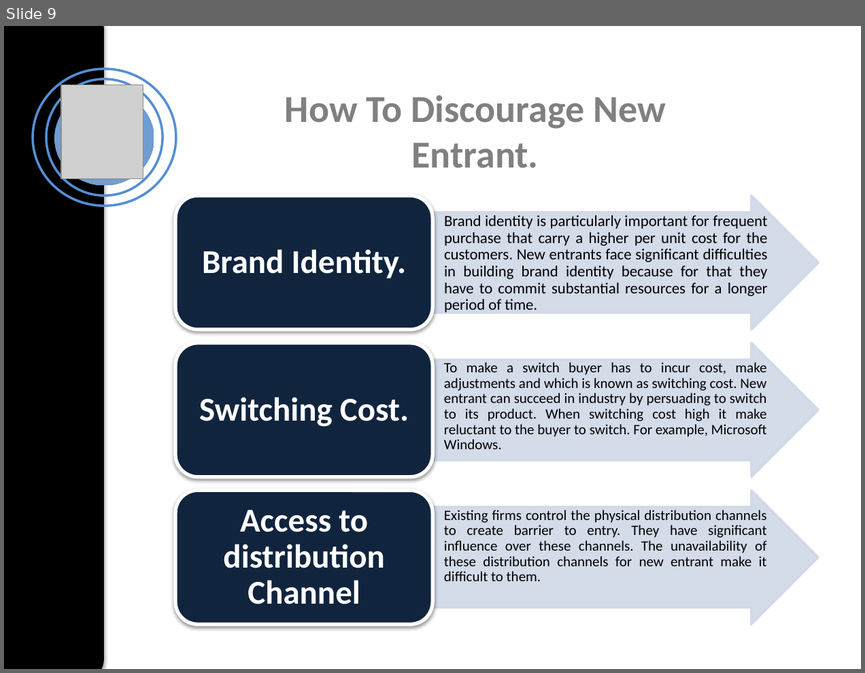
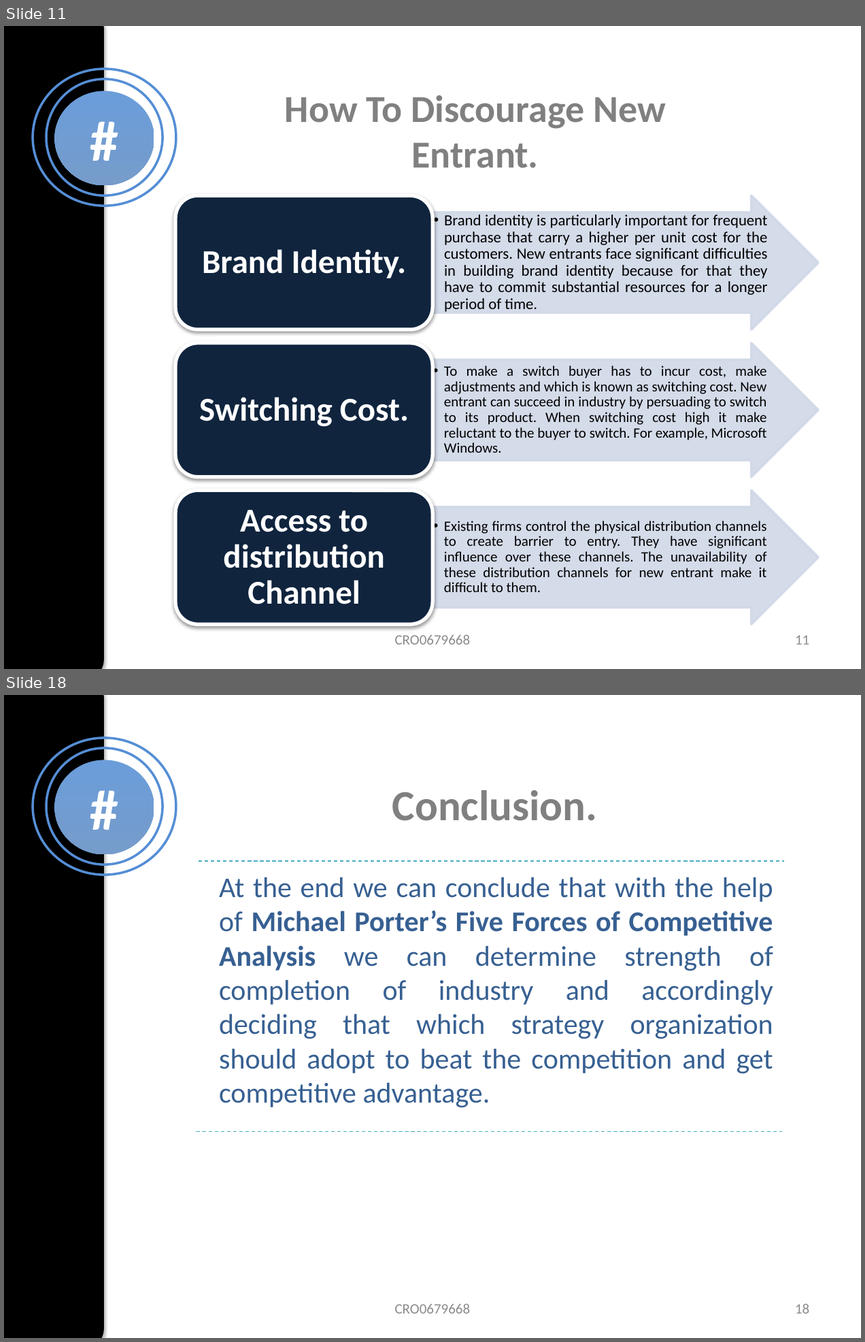
Before and after one commit to Akshaywebdev888/presentation, a slide deck: Five Forces of Competitive Ananlysis.pptx. Shown one above the other, each under a label of ours: slide 9 before the commit, slides 11 and 18 after it; the slides between them are not shown. The pictures are 865x673 and 865x1342 pixels, drawn with LibreOffice and Linux fonts; fonts in the diff are those of the drawing; grey boxes stand for pictures. Boxes give left, top, right and bottom in pixels: in the first picture for what was removed or moved away, otherwise in the second. Text is boxed around its words. In the diff, an @@ line names an element or a change of style, - is before the commit and + after.

```diff
--- a/Five Forces of Competitive Ananlysis.pptx
+++ b/Five Forces of Competitive Ananlysis.pptx
@@ slide 18 added at box(4, 695, 861, 1338), background #FFFFFF @@
@@ rounded rectangle added at box(4, 695, 103, 1338), fill #000000 @@
@@ ellipse added at box(33, 738, 175, 875), outline #558ED5 2 pt @@
@@ ellipse added at box(46, 748, 162, 864), outline #558ED5 2 pt @@
@@ ellipse added at box(54, 760, 154, 854), fill gradient #6B9DDA to #759CCB, 48 pt, text #FFFFFF, bold @@
+#
@@ text added at box(392, 790, 597, 821), 36 pt, text #808080, bold @@
+Conclusion.
@@ line added from (198, 861) to (785, 861), #4BACC6 0.75 pt dashed @@
@@ text added at box(219, 877, 773, 1107), 24 pt, text #376092 @@
+At the end we can conclude that with the help of Michael Porter’s Five Forces of Competitive Analysis we can determine strength of completion of industry and accordingly deciding that which strategy organization should adopt to beat the competition and get competitive advantage.
@@ line added from (196, 1131) to (782, 1131), #4BACC6 0.75 pt dashed @@
@@ text added at box(395, 1304, 470, 1313), 12 pt, text #8C8C8C @@
+CRO0679668
@@ page number added at box(795, 1304, 809, 1313), 12 pt, text #8C8C8C @@
+18
@@ what was slide 9 is now slide 11 @@
@@ slide 11 changed as well @@
@@ picture removed at box(61, 85, 143, 180) @@
@@ text in ellipse at box(54, 91, 154, 185): text added @@
+#
@@ bullet none to ••; vertical alignment top to middle in 3 elements at box(444, 214, 768, 312), box(444, 365, 767, 452), box(444, 520, 767, 592) @@
@@ text added at box(395, 635, 470, 644), 12 pt, text #8C8C8C @@
+CRO0679668
@@ page number added at box(795, 635, 809, 644), 12 pt, text #8C8C8C @@
+11
```
Also in this commit, not shown: 9 other slides changed, 8 other slides added, 13 other files.
